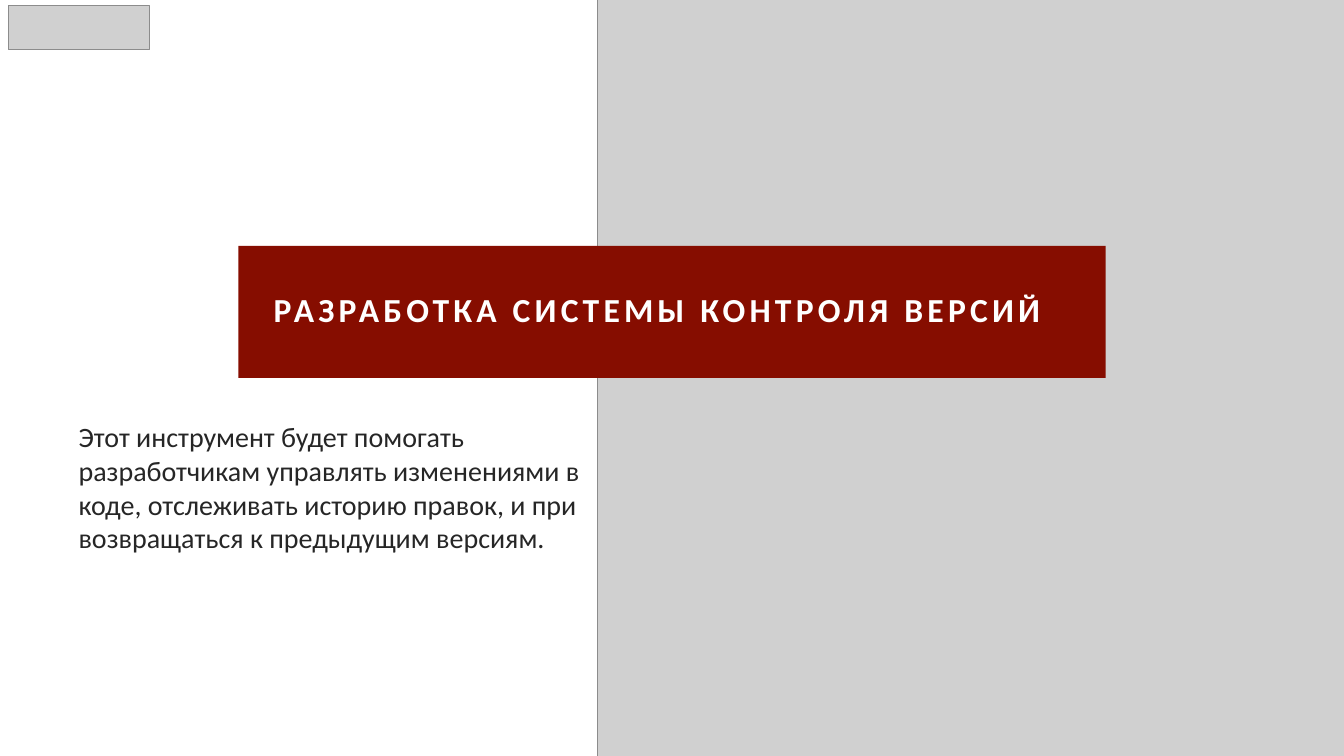
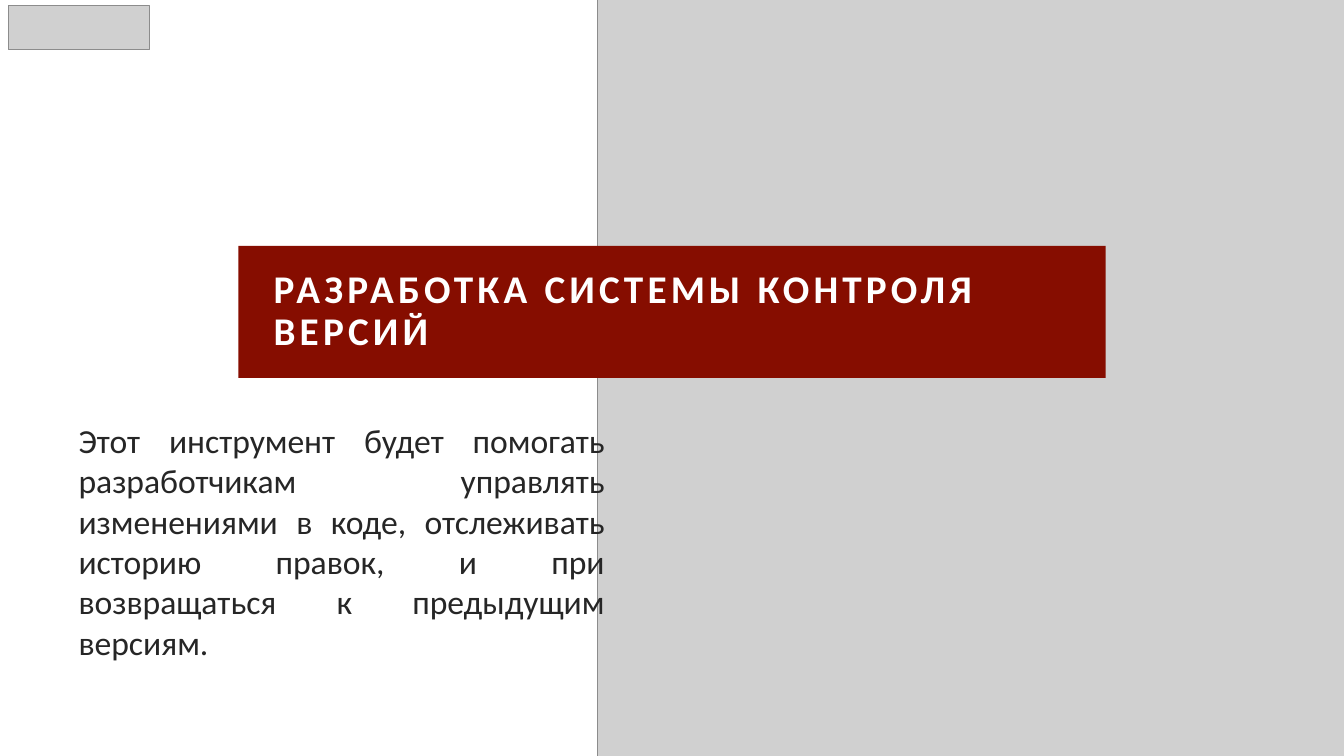
Before and after one commit to Taburet-Killer/CSV, a slide deck: slide 2 of CSV-presetation.pptx. Drawn at 1344x756 pixels with LibreOffice and Linux fonts; fonts in the diff are those of the drawing; grey boxes stand for pictures. Boxes give left, top, right and bottom in pixels: in the first picture for what was removed or moved away, otherwise in the second. Text is boxed around its words. In the diff, an @@ line names an element or a change of style, - is before the commit and + after.

```diff
--- a/CSV-presetation.pptx
+++ b/CSV-presetation.pptx
@@ title "РАЗРАБОТКА СИСТЕМЫ КОНТРОЛЯ ВЕРСИЙ" at [239, 246, 1106, 378]: size 24 to 28 pt @@
@@ text "Этот инструмент будет помогать разработчикам ..." at [79, 426, 605, 661]: size 20 to 24 pt; alignment left to justified @@
```
Also in this commit, not shown: 2 other slides changed, 5 slides removed.
